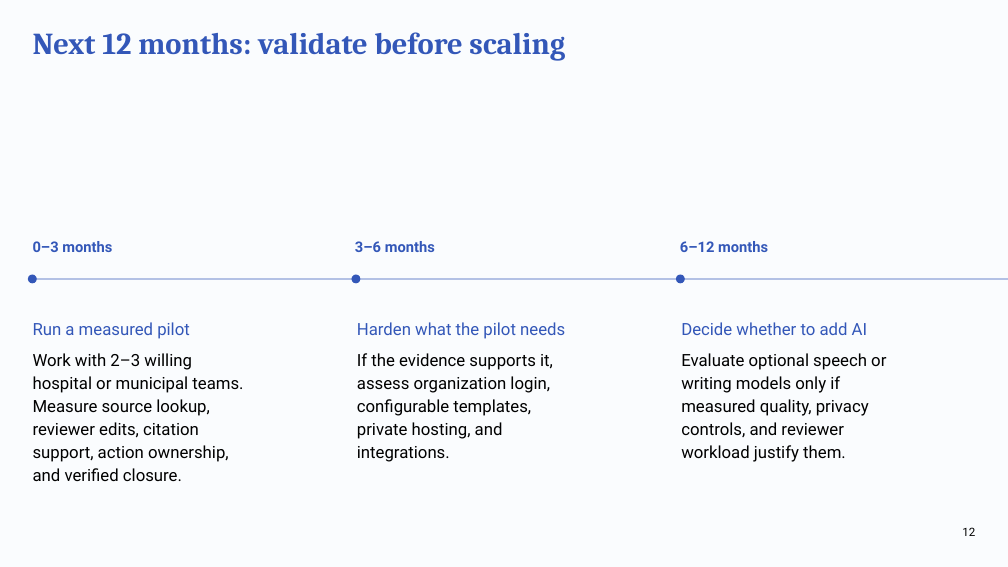
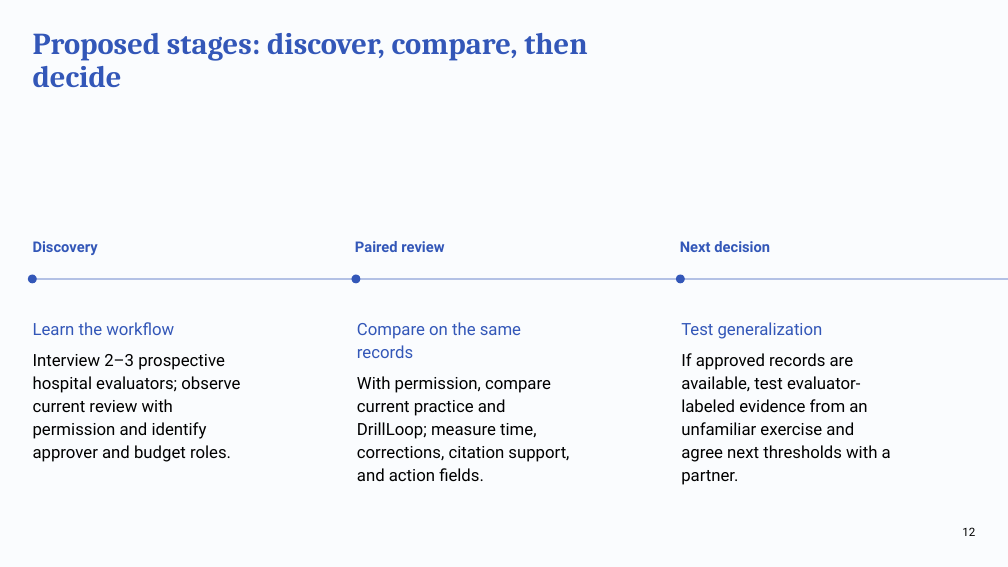
Before and after one commit to deepeshaiml/DrillLoop, a slide deck: slide 12 of DrillLoop_Business_Review.pptx. Drawn at 1008x567 pixels with LibreOffice and Linux fonts; fonts in the diff are those of the drawing. Boxes give left, top, right and bottom in pixels: in the first picture for what was removed or moved away, otherwise in the second. Text is boxed around its words. In the diff, an @@ line names an element or a change of style, - is before the commit and + after.

Commit message:
Align Eureka materials with reviewer feedback

```diff
--- a/DrillLoop_Business_Review.pptx
+++ b/DrillLoop_Business_Review.pptx
@@ title at box(33, 33, 587, 87): text changed @@
-Next 12 months: validate before scaling
+Proposed stages: discover, compare, then decide
@@ text at box(33, 241, 98, 255): text changed @@
-0–3 months
+Discovery
@@ text at box(355, 241, 444, 252): text changed @@
-3–6 months
+Paired review
@@ text at box(680, 241, 770, 252): text changed @@
-6–12 months
+Next decision
@@ text at box(33, 322, 240, 462): text changed @@
-Run a measured pilot
-Work with 2–3 willing hospital or municipal teams. Measure source lookup, reviewer edits, citation support, action ownership, and verified closure.
+Learn the workflow
+Interview 2–3 prospective hospital evaluators; observe current review with permission and identify approver and budget roles.
@@ text at box(357, 322, 569, 481): text changed @@
-Harden what the pilot needs
-If the evidence supports it, assess organization login, configurable templates, private hosting, and integrations.
+Compare on the same records
+With permission, compare current practice and DrillLoop; measure time, corrections, citation support, and action fields.
@@ text at box(681, 322, 891, 485): text changed @@
-Decide whether to add AI
-Evaluate optional speech or writing models only if measured quality, privacy controls, and reviewer workload justify them.
+Test generalization
+If approved records are available, test evaluator-labeled evidence from an unfamiliar exercise and agree next thresholds with a partner.
```
Also in this commit, not shown: 11 other slides changed, 14 other files.
